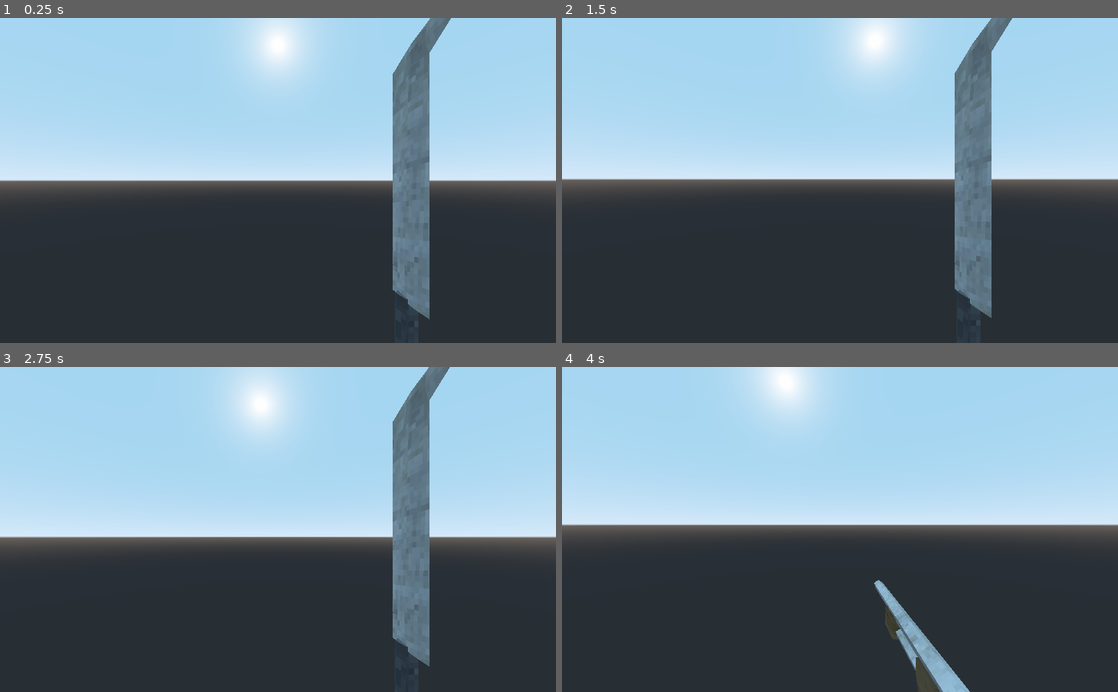
Above: before the commit, frames 1-4 (two rows, left to right).
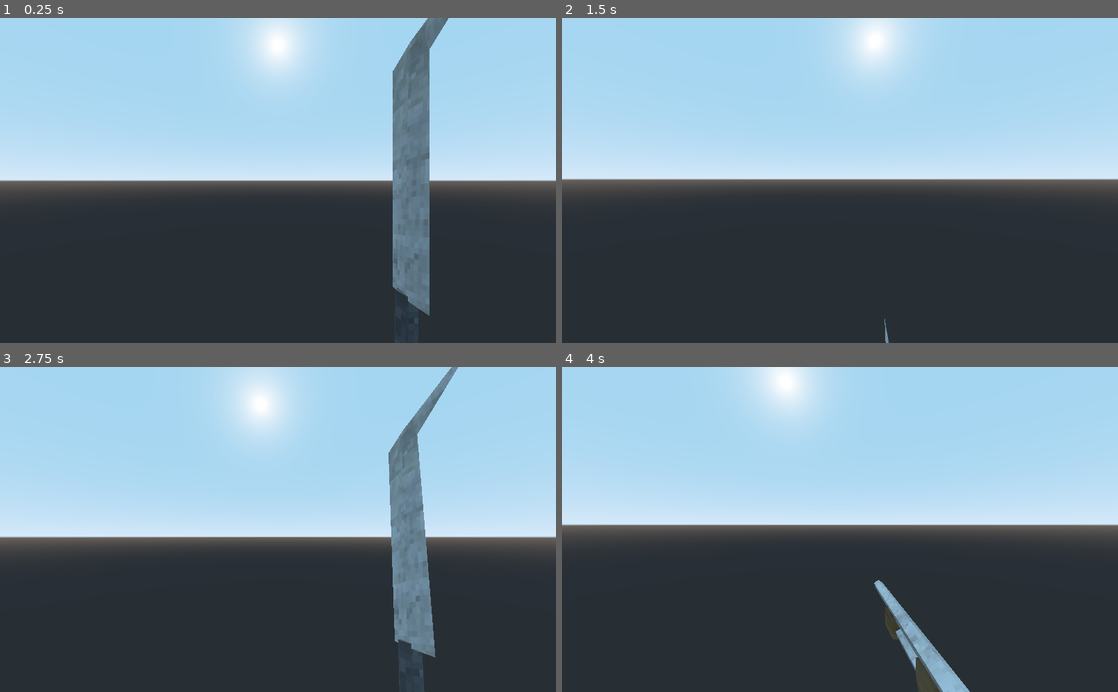
Above: after the commit, the same moments.

Repository: ste163/ex_godot_shooter
Game: Godot game, scene res://src/Characters/Player/Player.tscn
Two runs of this game, one before a commit and one after it. Both use one fixed random seed, a clock stepped at 60 frames per second and the inputs below. This scene is started directly instead of the project's main scene.
Inputs (mouse positions are in pixels of both pictures, inside the frame that each line leads up to):
- Up to frame 1 (0.25 s): no input
- Up to frame 2 (1.5 s): tap Enter at 0.5 s; move the mouse to (867, 180) at 0.52 s; press the mouse at (867, 180) at 0.53 s; hold W (move_forward) from 0.53 s (still down); tap Space (jump) at 0.77 s; move the mouse to (812, 180) at 1.27 s; release the mouse at (812, 180) at 1.28 s; click (812, 180) at 1.35 s
- Up to frame 3 (2.75 s): keep holding W (move_forward); tap Space (jump) at 1.52, 2 s; move the mouse to (289, 523) at 2.02 s; press the mouse at (289, 523) at 2.03 s; tap 1 at 2.1 s
- Up to frame 4 (4 s): keep holding W (move_forward); move the mouse to (834, 536) at 2.77 s; release the mouse at (834, 536) at 2.78 s; tap 2 at 2.85 s; tap Space (jump) at 3.02, 3.77 s; click (834, 536) at 3.05 s; tap Enter at 3.5 s; move the mouse to (878, 532) at 3.52 s; press the mouse at (878, 532) at 3.53 s; tap 3 at 3.6 s

The runs differ from the first frame. In frame 1, 0.2% of the frame differs, in the area x 70-82%, y 0-93%; in frame 2, 5.5%, in the area x 58-81%, y 0-100%; in frame 3, 2.4%; in frame 4, nothing differs.

Commit message:
added ability to use machete

Diff:
--- a/shooter/src/Characters/Player/Player.tscn
+++ b/shooter/src/Characters/Player/Player.tscn
@@ -13,6 +13,7 @@
 [ext_resource path="res://raw_assets/raw_meshes_flash/muzzleflash1.glb" type="PackedScene" id=11]
 [ext_resource path="res://raw_assets/raw_meshes_flash/muzzleflash3.glb" type="PackedScene" id=12]
 [ext_resource path="res://src/Characters/Player/BulletRotater.gd" type="Script" id=13]
+[ext_resource path="res://src/Weapons/MeleeDamageArea.tscn" type="PackedScene" id=14]
 
 [sub_resource type="CapsuleShape" id=1]
 radius = 0.5
@@ -31,7 +32,7 @@
 "times": PoolRealArray( 0, 0.1, 0.3 ),
 "transitions": PoolRealArray( 1, 1, 1 ),
 "update": 0,
-"values": [ Vector3( -0.0838493, 0.730302, -0.128313 ), Vector3( 0.0608531, 0.0816636, -0.214218 ), Vector3( 0, 0, 0 ) ]
+"values": [ Vector3( -0.0347041, 0.161954, 0.0477521 ), Vector3( 0.0608531, 0.0816636, -0.214218 ), Vector3( 0, 0, 0 ) ]
 }
 tracks/1/type = "value"
 tracks/1/path = NodePath("Graphics:rotation_degrees")
@@ -269,11 +270,15 @@
 [node name="Weapons" type="Spatial" parent="Camera/ManagerWeapon"]
 
 [node name="Machete" type="Spatial" parent="Camera/ManagerWeapon/Weapons"]
-transform = Transform( -0.185095, 0, -6.03115e-08, 0, 0.185095, 0, 6.03115e-08, 0, -0.185095, 0.171074, -0.212483, -0.259124 )
-visible = false
+transform = Transform( -1, 0, -3.89414e-07, 0, 1, 0, 3.89414e-07, 0, -1, 0.171074, -0.212483, -0.259124 )
+script = ExtResource( 9 )
+automatic = true
+damage = 15
+ammo = 10000000000000
+attack_rate = 0.4
 
 [node name="Graphics" type="Spatial" parent="Camera/ManagerWeapon/Weapons/Machete"]
-transform = Transform( 1, 0, 0, 0, 1, 0, 0, 0, 1, 0, 0, 0 )
+transform = Transform( 0.185, 0, 0, 0, 0.185, 0, 0, 0, 0.185, 0, 0, 0 )
 
 [node name="machete" parent="Camera/ManagerWeapon/Weapons/Machete/Graphics" instance=ExtResource( 3 )]
 transform = Transform( 1, 0, 0, 0, 1, 0, 0, 0, 1, 0, 0, 0 )
@@ -282,6 +287,12 @@
 autoplay = "Idle"
 anims/Attack = SubResource( 3 )
 anims/Idle = SubResource( 2 )
+
+[node name="BulletEmitters" type="Spatial" parent="Camera/ManagerWeapon/Weapons/Machete"]
+transform = Transform( 1, 0, -5.68434e-14, 0, 1, 0, 5.68434e-14, 0, 1, 0.149596, 0.253531, 0.991069 )
+
+[node name="MeleeDamageArea" parent="Camera/ManagerWeapon/Weapons/Machete/BulletEmitters" instance=ExtResource( 14 )]
+transform = Transform( 1, 0, -8.52651e-14, 0, 1, 0, 8.52651e-14, 0, 1, 0, 0, 0 )
 
 [node name="MachineGun" type="Spatial" parent="Camera/ManagerWeapon/Weapons"]
 transform = Transform( 0.185, 0, 0, 0, 0.185, 0, 0, 0, 0.185, 0.146565, -0.204998, -0.0973653 )
--- a/shooter/src/Levels/Level00_Test.tscn
+++ b/shooter/src/Levels/Level00_Test.tscn
@@ -1,10 +1,9 @@
-[gd_scene load_steps=13 format=2]
+[gd_scene load_steps=11 format=2]
 
 [ext_resource path="res://assets/environment/shed.tscn" type="PackedScene" id=1]
 [ext_resource path="res://src/Characters/Player/Player.tscn" type="PackedScene" id=2]
 [ext_resource path="res://assets/environment/brickwall.tscn" type="PackedScene" id=3]
 [ext_resource path="res://raw_assets/raw_textures/grass_lowres.png" type="Texture" id=4]
-[ext_resource path="res://src/Weapons/DamageArea.gd" type="Script" id=5]
 
 [sub_resource type="ProceduralSky" id=1]
 sky_top_color = Color( 0.156863, 0.184314, 0.211765, 1 )
@@ -30,8 +29,6 @@
 polygons = [ PoolIntArray( 1, 0, 2 ), PoolIntArray( 2, 0, 3 ), PoolIntArray( 5, 4, 6 ), PoolIntArray( 6, 4, 9 ), PoolIn …(2708 unchanged characters)…
 agent/radius = 0.42
 agent/max_climb = 0.1
-
-[sub_resource type="BoxShape" id=7]
 
 [node name="Level00_Test" type="Spatial"]
 
@@ -104,13 +101,3 @@
 
 [node name="Player" parent="." instance=ExtResource( 2 )]
 transform = Transform( 1, 0, 0, 0, 1, 0, 0, 0, 1, 0.0347109, 2.13541, 4.49537 )
-
-[node name="DamageArea" type="Area" parent="."]
-transform = Transform( 1, 0, 0, 0, 1, 0, 0, 0, 1, 0, 2.67342, 3.46591 )
-collision_layer = 2147483648
-collision_mask = 2147483650
-script = ExtResource( 5 )
-
-[node name="CollisionShape" type="CollisionShape" parent="DamageArea"]
-transform = Transform( 0.5, 0, 0, 0, 0.5, 0, 0, 0, 0.5, 0, 0, 0 )
-shape = SubResource( 7 )
--- a/shooter/src/Weapons/DamageArea.gd
+++ /dev/null
@@ -1,6 +0,0 @@
-extends Emitter_Melee
-
-#func fire() -> void:
-#	for body in get_overlapping_bodies(): #get_overlapping_bodies is a built-in method
-#		if body.has_method("hurt"):
-#
--- /dev/null
+++ b/shooter/src/Weapons/MeleeDamageArea.gd
@@ -0,0 +1,7 @@
+extends Emitter_Melee
+
+func fire() -> void:
+	for body in get_overlapping_bodies(): #get_overlapping_bodies is a built-in method
+		if body.has_method("hurt") and not body in bodies_to_exclude:
+			#get direction of the hit area collision box to the enemy, so we know where you hit from
+			body.hurt(damage, global_transform.origin.direction_to(body.global_transform.origin))
--- /dev/null
+++ b/shooter/src/Weapons/MeleeDamageArea.tscn
@@ -0,0 +1,15 @@
+[gd_scene load_steps=3 format=2]
+
+[ext_resource path="res://src/Weapons/MeleeDamageArea.gd" type="Script" id=1]
+
+[sub_resource type="BoxShape" id=1]
+
+[node name="MeleeDamageArea" type="Area"]
+gravity_vec = Vector3( 0, 0, 0 )
+collision_layer = 2147483648
+collision_mask = 2147483650
+script = ExtResource( 1 )
+
+[node name="CollisionShape" type="CollisionShape" parent="."]
+transform = Transform( 0.5, 0, 0, 0, 0.5, 0, 0, 0, 0.5, 0, 0, -0.519438 )
+shape = SubResource( 1 )
--- a/shooter/src/Weapons/Weapon.gd
+++ b/shooter/src/Weapons/Weapon.gd
@@ -1,3 +1,7 @@
+#THIS SHOULD BE SEPARATED
+#Where there is a WEAPON parent
+#Then a Weapon_Bullet and a Weapon_Melee
+#Currently the Machete uses a "BulletEmitter" instead of a "SwingEmitter"
 extends Spatial
 class_name Weapon
 
Not shown: 2 places in shooter/src/Characters/Player/Player.tscn that only renumber resources
